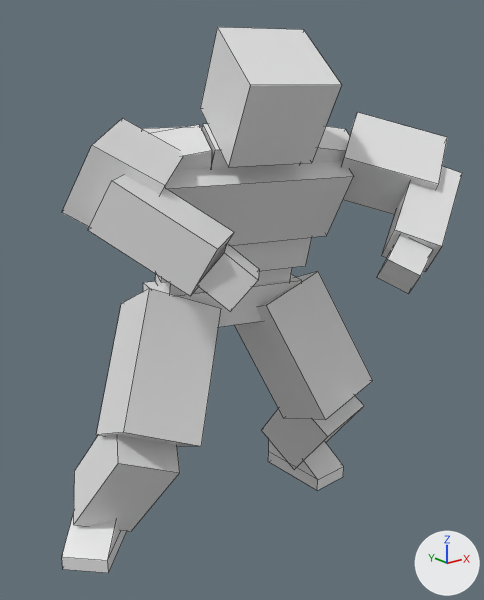
Renders of the Blender file Assets/Resources/Models/RedComet.blend from each side of a commit.
Both versions are drawn from a camera (50 mm lens) standing at (-10.26, -14.16, 11.7) and looking at (-0.35, -1.76, 6.75). Lighting does not change. The marker at lower right points along +X, +Y and +Z. Both versions are drawn at frame 20 of the action 'SuperConnect'; the numbers are the values there. Mesh edges are drawn as thin lines.

The first picture shows 'Bicep.L', 'Bicep.R', 'Calf.R', 'Chest', 'Forearm.L', 'Forearm.R', 'Hand.L', 'Hand.R', 'Head', 'Ribs', 'Shoulder.R', 'Thigh.L', 'Thigh.R'.
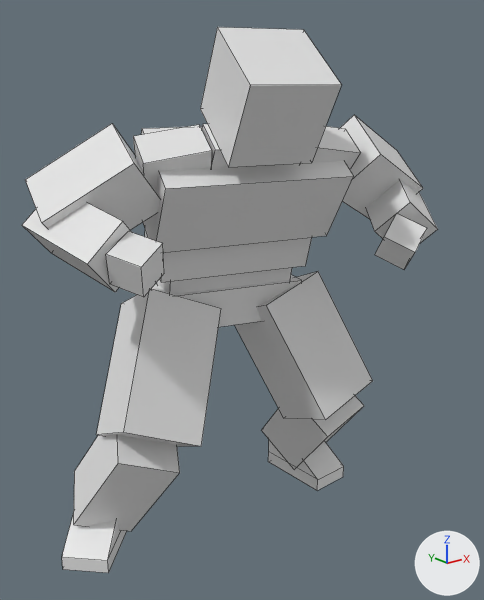
What differs and where, as boxes [x1, y1, x2, y2] in the pictures (484 x 600 px):
'Forearm.R', posed
    before: [88, 175, 234, 296]
    after: [22, 203, 132, 292]
'Bicep.R', posed
    before: [62, 118, 183, 227]
    after: [25, 124, 160, 230]
'Bicep.L', posed
    before: [341, 112, 447, 215]
    after: [340, 115, 423, 219]
'Hand.R', posed
    before: [198, 243, 259, 312]
    after: [106, 232, 164, 297]
'Forearm.L', posed
    before: [382, 166, 462, 271]
    after: [366, 180, 438, 243]
'Hand.L', posed (7% narrower)
    before: [377, 236, 433, 294]
    after: [375, 214, 427, 270]
'Stomach', unchanged, uncovered by the edit
    both: [156, 268, 292, 295]

What the commit changed:
Bone 'ElbowLeftIK.L' (bone_elbowleftik_l) moves from (1.5, -6.91, -1.47) to (1.32, -5.21, -4.43).
Bone 'WristLeft.L' (bone_wristleft_l) moves from (-4.94, -4.81, -3.9) to (-4.1, -4.01, -3.64).
Bone 'ElbowLeftIK.R' (bone_elbowleftik_r) moves from (-1.13, -6.57, -2.57) to (-0.46, -2.1, -3.79).
Bone 'WristLeft.R' (bone_wristleft_r) moves from (4.08, -4.23, -3.48) to (3.13, -2.34, -3.58).
Bone 'WristLeft.R' (bone_wristleft_r) turns from (0, -40, 139) to (-24, -14, 119) degrees about its own x, y and z.
